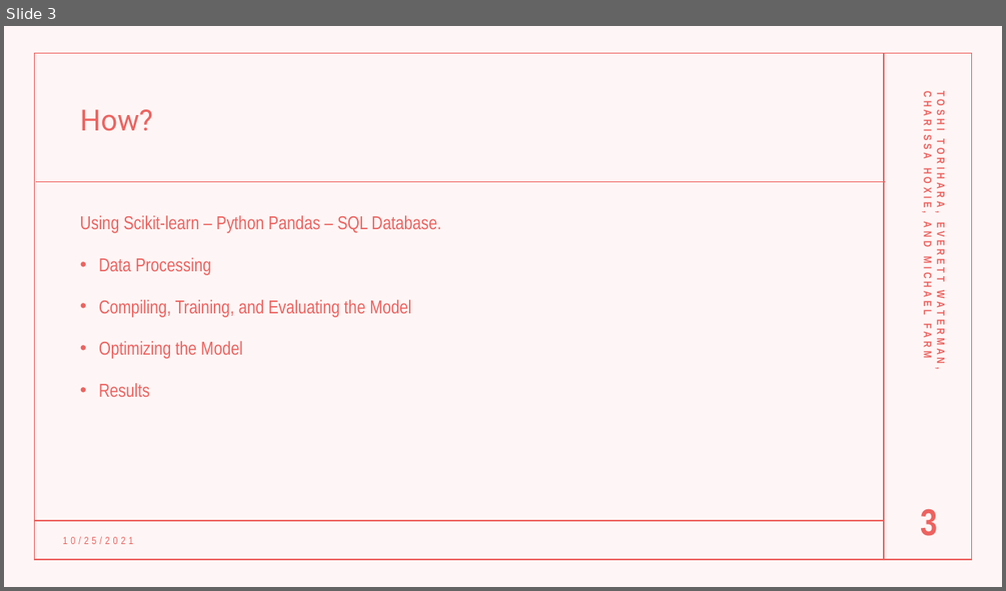
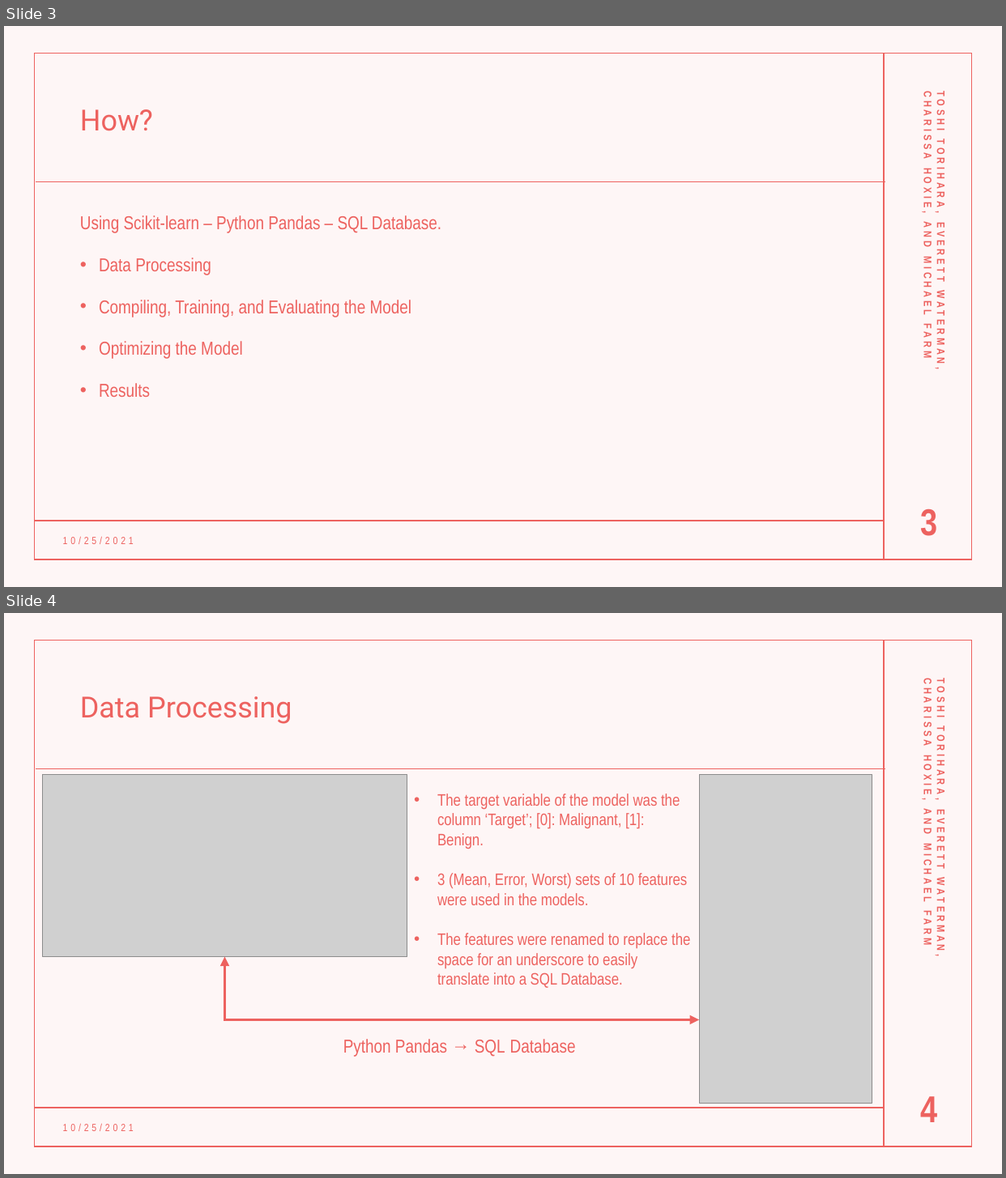
Before and after one commit to toshitorihara/Project4, a slide deck: mfarm/Project-4.pptx. Shown one above the other, each under a label of ours: slide 3 before the commit, slides 3 and 4 after it. The pictures are 1006x591 and 1006x1178 pixels, drawn with LibreOffice and Linux fonts; fonts in the diff are those of the drawing; grey boxes stand for pictures. Boxes give left, top, right and bottom in pixels: in the first picture for what was removed or moved away, otherwise in the second. Text is boxed around its words. In the diff, an @@ line names an element or a change of style, - is before the commit and + after.

```diff
--- a/mfarm/Project-4.pptx
+++ b/mfarm/Project-4.pptx
@@ slide 4 added at [4, 613, 1002, 1174], background #FFFFFF; not listed: 5 template elements that a slide beside it also shows @@
@@ text added at [922, 681, 947, 950], 10.5 pt, text #ED625F, bold @@
+TOSHI TORIHARA, EVERETT WATERMAN, CHARISSA HOXIE, AND MICHAEL FARM
@@ title added at [80, 696, 292, 724], 28 pt, text #ED625F @@
+Data Processing
@@ picture added at [43, 775, 407, 957] @@
@@ picture added at [700, 775, 872, 1103] @@
@@ text added at [437, 794, 690, 988], 16 pt, text #ED625F @@
+• The target variable of the model was the column ‘Target’; [0]: Malignant, [1]: Benign.
+• 3 (Mean, Error, Worst) sets of 10 features were used in the models.
+• The features were renamed to replace the space for an underscore to easily translate into a SQL Database.
@@ elbow double arrow added from (225, 957) to (700, 1020), #ED625F 3 pt @@
@@ text added at [343, 1039, 576, 1057], 18 pt, text #ED625F @@
+Python Pandas → SQL Database
@@ page number added at [920, 1097, 937, 1122], 36 pt, text #ED625F, bold @@
+4
@@ text added at [63, 1124, 134, 1131], 10 pt, text #ED625F @@
+10/25/2021
```
Also in this commit, not shown: 1 slide changed, 1 other slide added.
